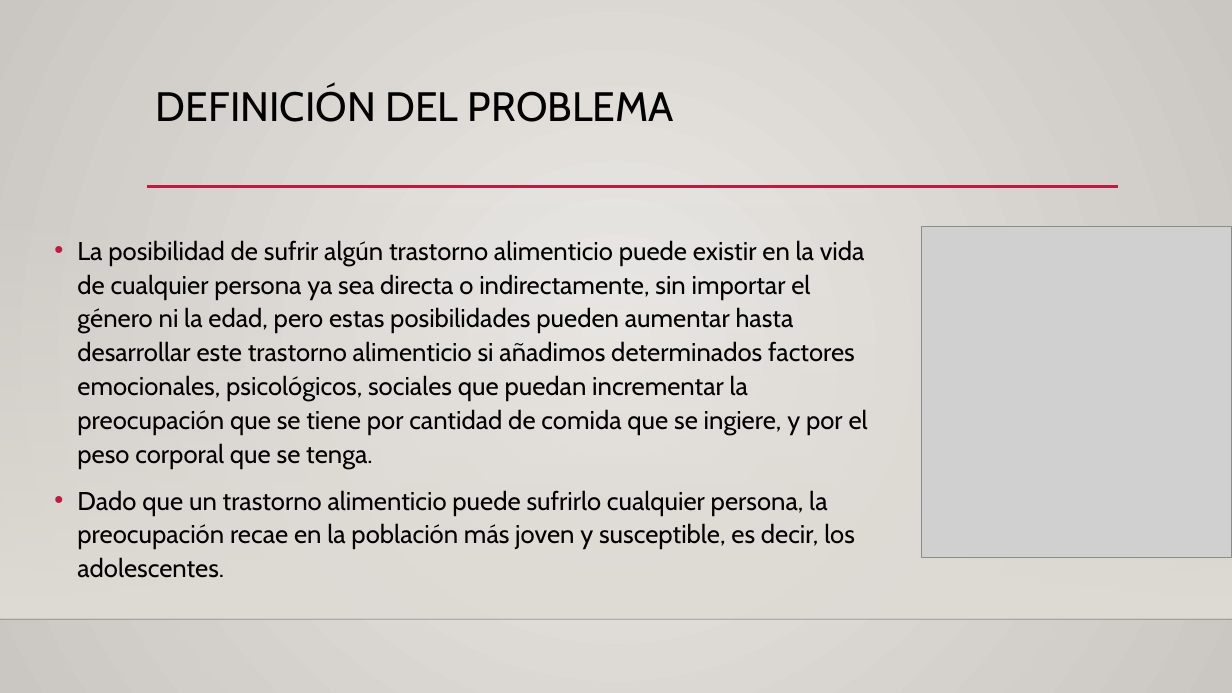
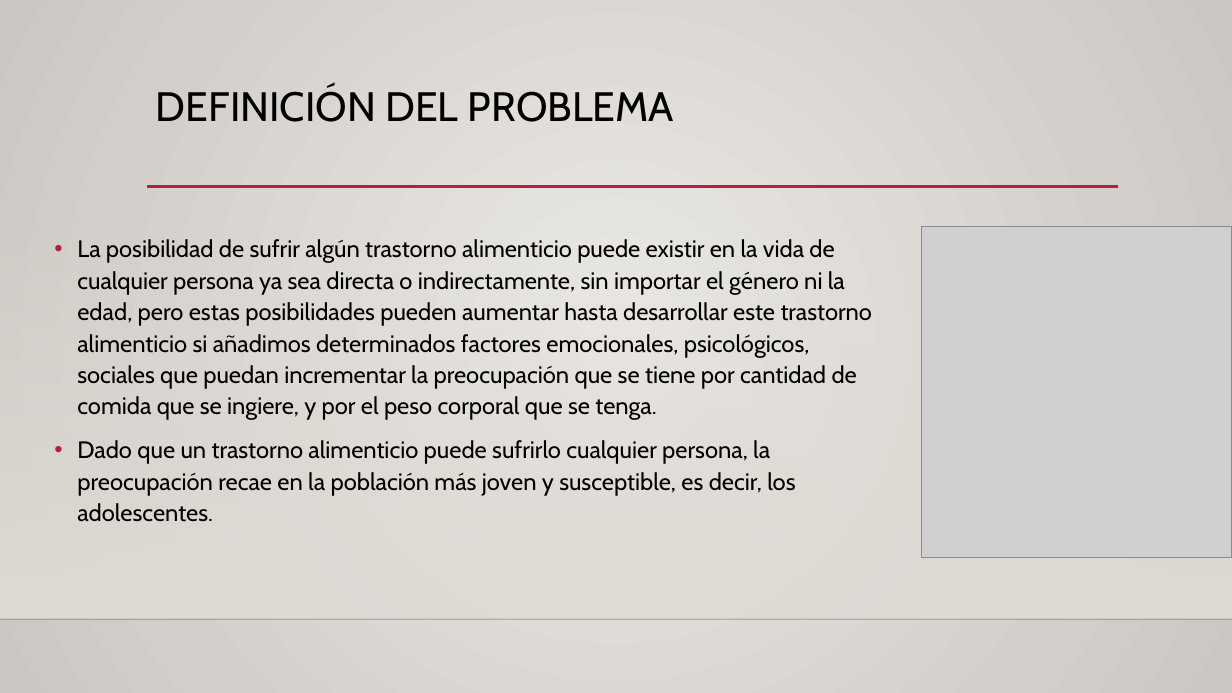
Before and after one commit to patriciamz-153/tesis, a slide deck: slide 5 of Presentación de Tesis Parte 2.pptx. Drawn at 1232x693 pixels with LibreOffice and Linux fonts; fonts in the diff are those of the drawing; grey boxes stand for pictures; background and template pictures are left out. Boxes give left, top, right and bottom in pixels: in the first picture for what was removed or moved away, otherwise in the second. Text is boxed around its words. In the diff, an @@ line names an element or a change of style, - is before the commit and + after.

```diff
--- a/Presentación de Tesis Parte 2.pptx
+++ b/Presentación de Tesis Parte 2.pptx
@@ text "La posibilidad de sufrir algún ..." at [77, 239, 873, 522]: size 20 to 18.5 pt @@
```
Also in this commit, not shown: 12 other slides changed, 1 slide added.
